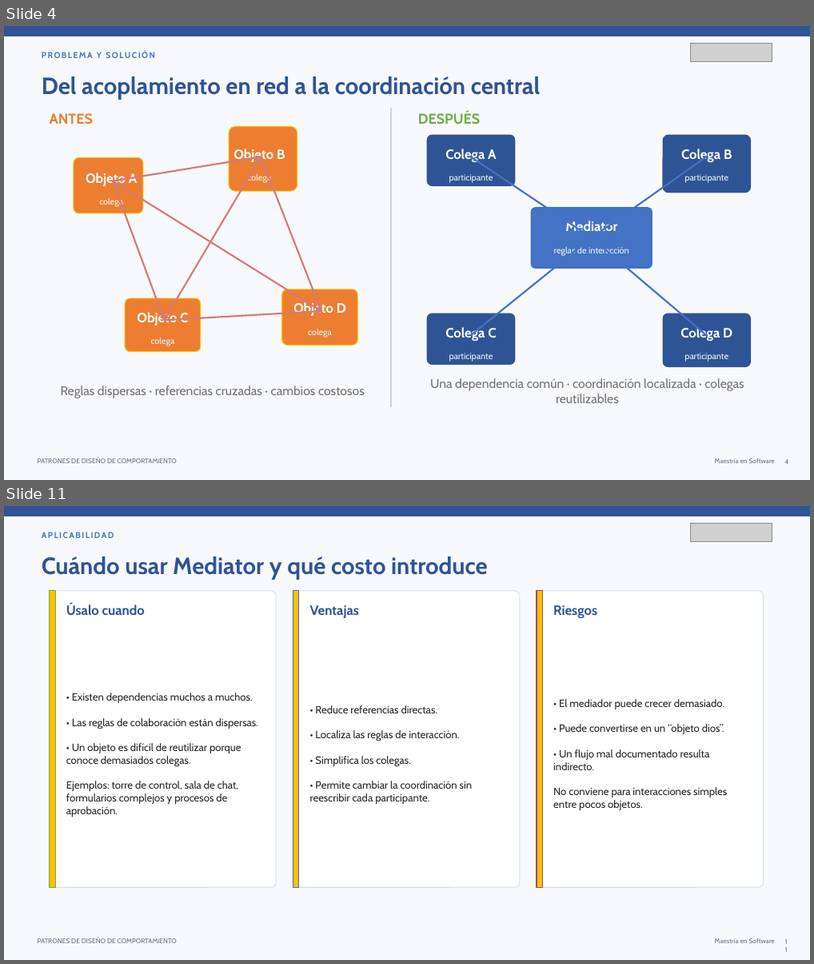
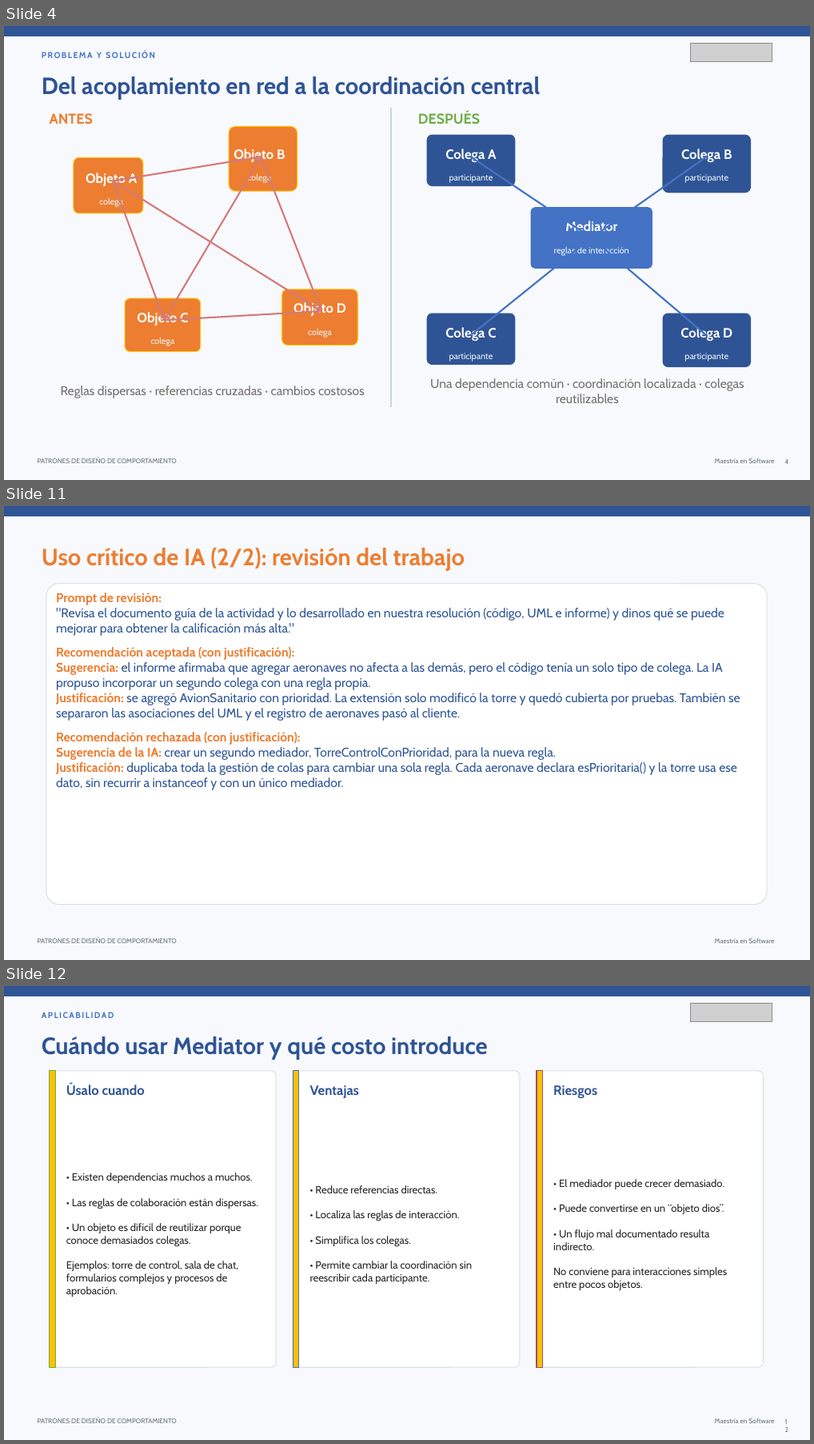
Before and after one commit to carytnas/PDS_Actividad03_Grupo02, a slide deck: documentacion/PDS_Actividad03_Grupo02.pptx. Shown one above the other, each under a label of ours: slides 4 and 11 before the commit, slides 4, 11 and 12 after it; the slides between them are not shown. The pictures are 814x964 and 814x1444 pixels, drawn with LibreOffice and Linux fonts; fonts in the diff are those of the drawing; grey boxes stand for pictures. Boxes give left, top, right and bottom in pixels: in the first picture for what was removed or moved away, otherwise in the second. Text is boxed around its words. In the diff, an @@ line names an element or a change of style, - is before the commit and + after.

Commit message:
Mejoras de Mediator y Command, pruebas e informe actualizado
- Mediator: AvionSanitario con prioridad en la torre, aviso de nuevas
  posiciones en la cola y registro de aeronaves desde el cliente.
- Command: deshacer con historial, Ventilador, MacroComando y control
  con varios botones reasignables.
- Pruebas unitarias con JUnit 5 (13 pruebas) y pom.xml para mvn test.
- Diagramas UML regenerados y alineados con el código.
- Informe (docx y pdf) y presentación actualizados.

```diff
--- a/documentacion/PDS_Actividad03_Grupo02.pptx
+++ b/documentacion/PDS_Actividad03_Grupo02.pptx
@@ slide 11 added at (x1=4, y1=506, x2=810, y2=960), background #F7F9FC; not listed: 3 template elements that a slide beside it also shows @@
@@ text added at (x1=42, y1=548, x2=466, y2=571), 28 pt, text #ED7D31, bold @@
+Uso crítico de IA (2/2): revisión del trabajo
@@ rounded rectangle added at (x1=46, y1=584, x2=767, y2=904), fill #FFFFFF, outline #D7E0E8 1 pt, 15 pt, text #2F5597 @@
+Prompt de revisión:
+"Revisa el documento guía de la actividad y lo desarrollado en nuestra resolución (código, UML e informe) y dinos qué se puede mejorar para obtener la calificación más alta."
+Recomendación aceptada (con justificación):
+Sugerencia: el informe afirmaba que agregar aeronaves no afecta a las demás, pero el código tenía un solo tipo de colega. La IA propuso incorporar un segundo colega con una regla propia.
+Justificación: se agregó AvionSanitario con prioridad. La extensión solo modificó la torre y quedó cubierta por pruebas. También se separaron las asociaciones del UML y el registro de aeronaves pasó al cliente.
+Recomendación rechazada (con justificación):
+Sugerencia de la IA: crear un segundo mediador, TorreControlConPrioridad, para la nueva regla.
+Justificación: duplicaba toda la gestión de colas para cambiar una sola regla. Cada aeronave declara esPrioritaria() y la torre usa ese dato, sin recurrir a instanceof y con un único mediador.
@@ what was slide 11 is now slide 12 @@
```
Also in this commit, not shown: 16 slides changed, 2 other slides added, 24 other files.
